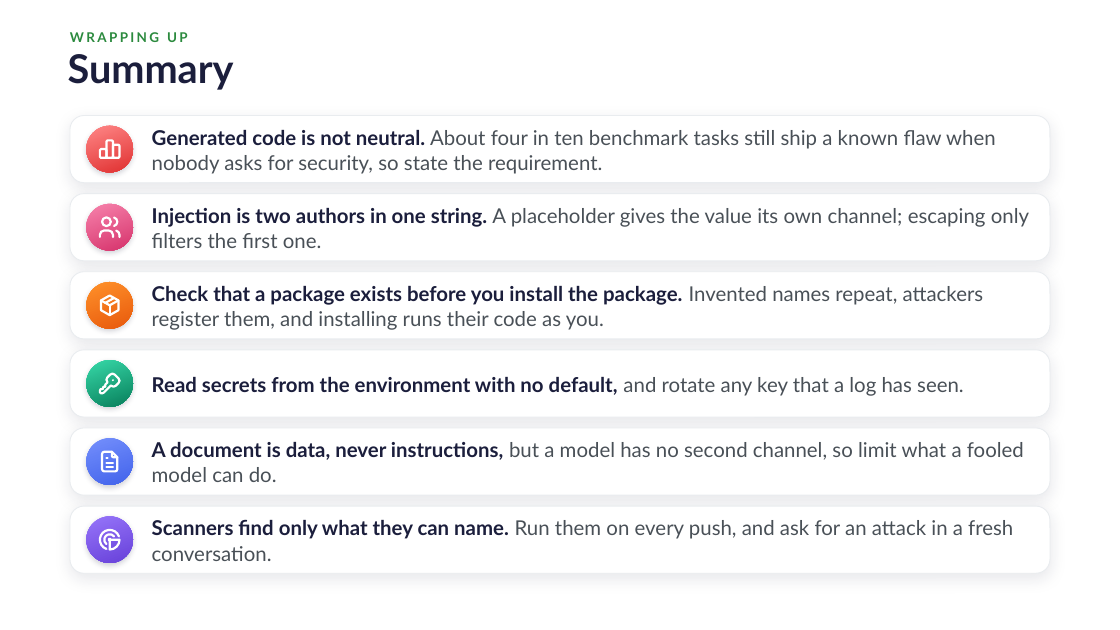
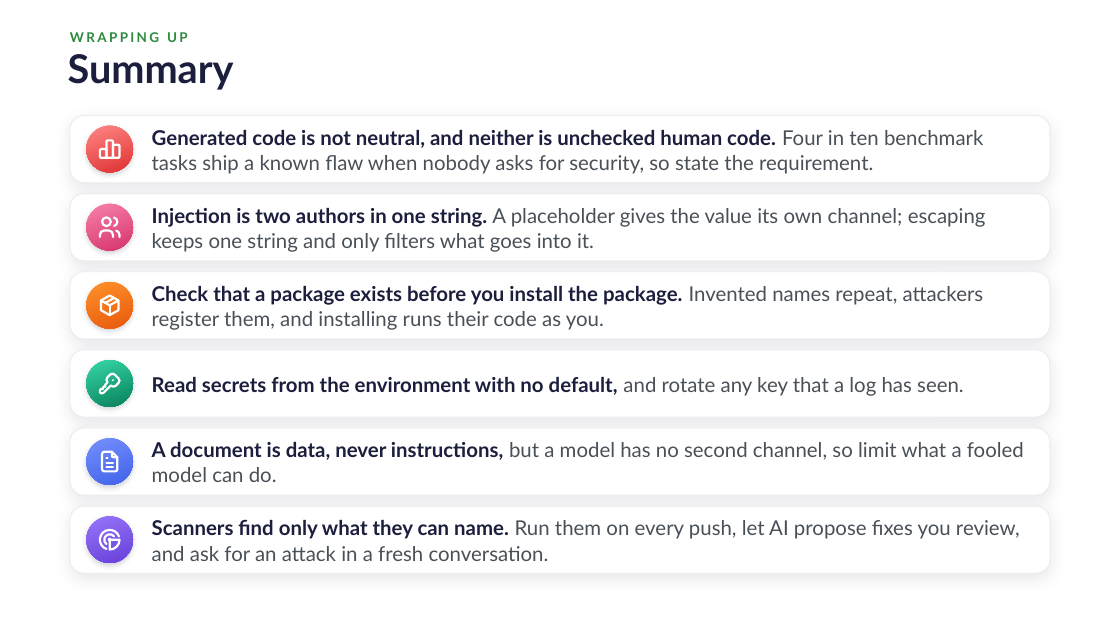
Before and after one commit to danielcregg/ai-assisted-programming, a slide deck: slide 52 of lectures-and-labs/week08/security-lecture.pptx (slide 50 before the commit). Drawn at 1120x630 pixels with LibreOffice and Linux fonts; fonts in the diff are those of the drawing; background and template pictures are left out. Boxes give left, top, right and bottom in pixels: in the first picture for what was removed or moved away, otherwise in the second. Text is boxed around its words. In the diff, an @@ line names an element or a change of style, - is before the commit and + after.

```diff
--- a/lectures-and-labs/week08/security-lecture.pptx
+++ b/lectures-and-labs/week08/security-lecture.pptx
@@ text at <box>152,130,983,174</box>: text changed @@
-Generated code is not neutral. About four in ten benchmark tasks still ship a known flaw when nobody asks for security, so state the requirement.
+Generated code is not neutral, and neither is unchecked human code. Four in ten benchmark tasks ship a known flaw when nobody asks for security, so state the requirement.
@@ text at <box>152,208,986,252</box>: text changed @@
-Injection is two authors in one string. A placeholder gives the value its own channel; escaping only filters the first one.
+Injection is two authors in one string. A placeholder gives the value its own channel; escaping keeps one string and only filters what goes into it.
@@ text at <box>152,519,1020,561</box>: text changed @@
-Scanners find only what they can name. Run them on every push, and ask for an attack in a fresh conversation.
+Scanners find only what they can name. Run them on every push, let AI propose fixes you review, and ask for an attack in a fresh conversation.
```
Also in this commit, not shown: 11 other slides changed, 2 slides added, 1 other file.
